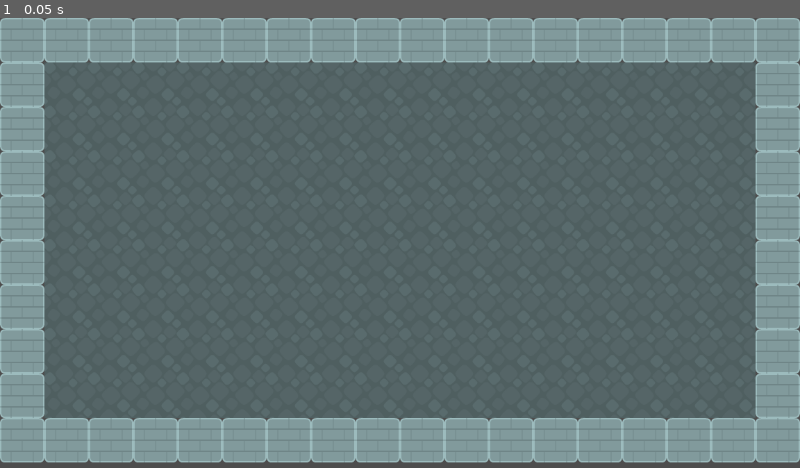
Above: before the commit, frame 1.
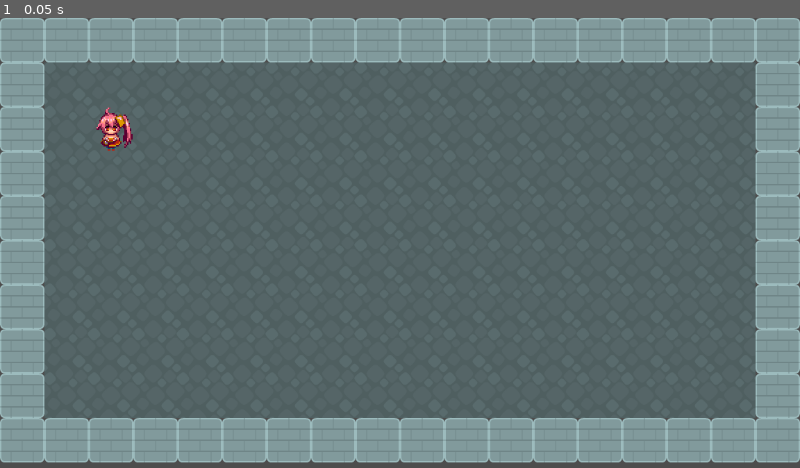
Above: after the commit, the same moment.

Repository: syun77/gd_puzzle_test
Game: Godot game, scene res://main.tscn
Two runs of this game, one before a commit and one after it. Both use one fixed random seed, a clock stepped at 60 frames per second and the inputs below.
Inputs:
- Up to frame 1 (0.05 s): no input

The runs differ from the first frame. In frame 1, 0.3% of the frame differs, in the area x 12-17%, y 19-30%.

Commit message:
プレイヤータイルを追加

Diff:
--- /dev/null
+++ b/gd_puzzle_test/assets/tiles/tiles.tres
@@ -0,0 +1,19 @@
+[gd_resource type="TileSet" load_steps=3 format=3 uid="uid://clesnalr5b2jk"]
+
+[ext_resource type="Texture2D" uid="uid://ev3rnvwuwqoi" path="res://assets/images/tiles.png" id="1_j4jui"]
+
+[sub_resource type="TileSetAtlasSource" id="TileSetAtlasSource_vxu1x"]
+resource_name = "tiles"
+texture = ExtResource("1_j4jui")
+texture_region_size = Vector2i(64, 64)
+0:0/0 = 0
+1:0/0 = 0
+0:1/0 = 0
+1:1/0 = 0
+0:2/0 = 0
+1:2/0 = 0
+0:3/0 = 0
+
+[resource]
+tile_size = Vector2i(64, 64)
+sources/0 = SubResource("TileSetAtlasSource_vxu1x")
--- a/gd_puzzle_test/main.tscn
+++ b/gd_puzzle_test/main.tscn
@@ -1,28 +1,20 @@
-[gd_scene load_steps=5 format=3 uid="uid://bfyslr17sdwyb"]
+[gd_scene load_steps=3 format=3 uid="uid://bfyslr17sdwyb"]
 
 [ext_resource type="Script" path="res://main.gd" id="1_5h118"]
-[ext_resource type="Texture2D" uid="uid://ev3rnvwuwqoi" path="res://assets/images/tiles.png" id="2_n1exq"]
-
-[sub_resource type="TileSetAtlasSource" id="TileSetAtlasSource_vxu1x"]
-resource_name = "tiles"
-texture = ExtResource("2_n1exq")
-texture_region_size = Vector2i(64, 64)
-0:0/0 = 0
-1:0/0 = 0
-0:1/0 = 0
-1:1/0 = 0
-0:2/0 = 0
-1:2/0 = 0
-
-[sub_resource type="TileSet" id="TileSet_63jmw"]
-tile_size = Vector2i(64, 64)
-sources/0 = SubResource("TileSetAtlasSource_vxu1x")
+[ext_resource type="TileSet" uid="uid://clesnalr5b2jk" path="res://assets/tiles/tiles.tres" id="2_kauqn"]
 
 [node name="Main" type="Node2D"]
 script = ExtResource("1_5h118")
 
 [node name="TileMap" type="TileMap" parent="."]
-tile_set = SubResource("TileSet_63jmw")
+tile_set = ExtResource("2_kauqn")
 format = 2
 layer_0/name = "Background"
 layer_0/tile_data = PackedInt32Array(0, 0, 0, 1, 0, 0, 2, 0, 0, 4, 0, 0, 5, 0, 0, 6, 0, 0, 7, 0, 0, 8, 0, 0, 9, 0, 0, 1 …(2849 unchanged characters)…
+layer_1/name = "Object"
+layer_1/enabled = true
+layer_1/modulate = Color(1, 1, 1, 1)
+layer_1/y_sort_enabled = false
+layer_1/y_sort_origin = 0
+layer_1/z_index = 0
+layer_1/tile_data = PackedInt32Array(131074, 0, 3)
Binary file added: gd_puzzle_test/assets/images/player.png
Binary file changed: gd_puzzle_test/assets/images/tiles.png
